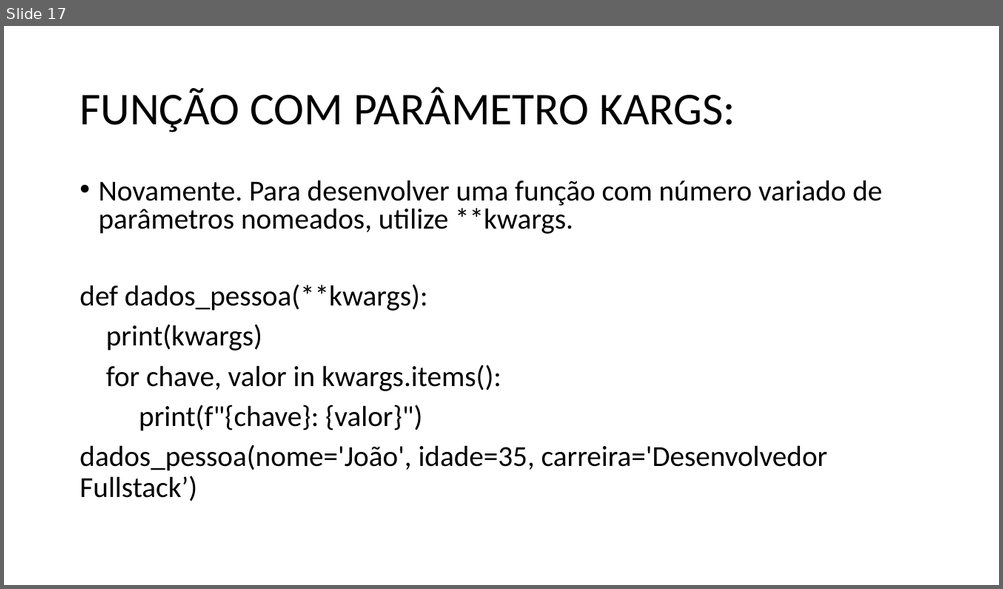
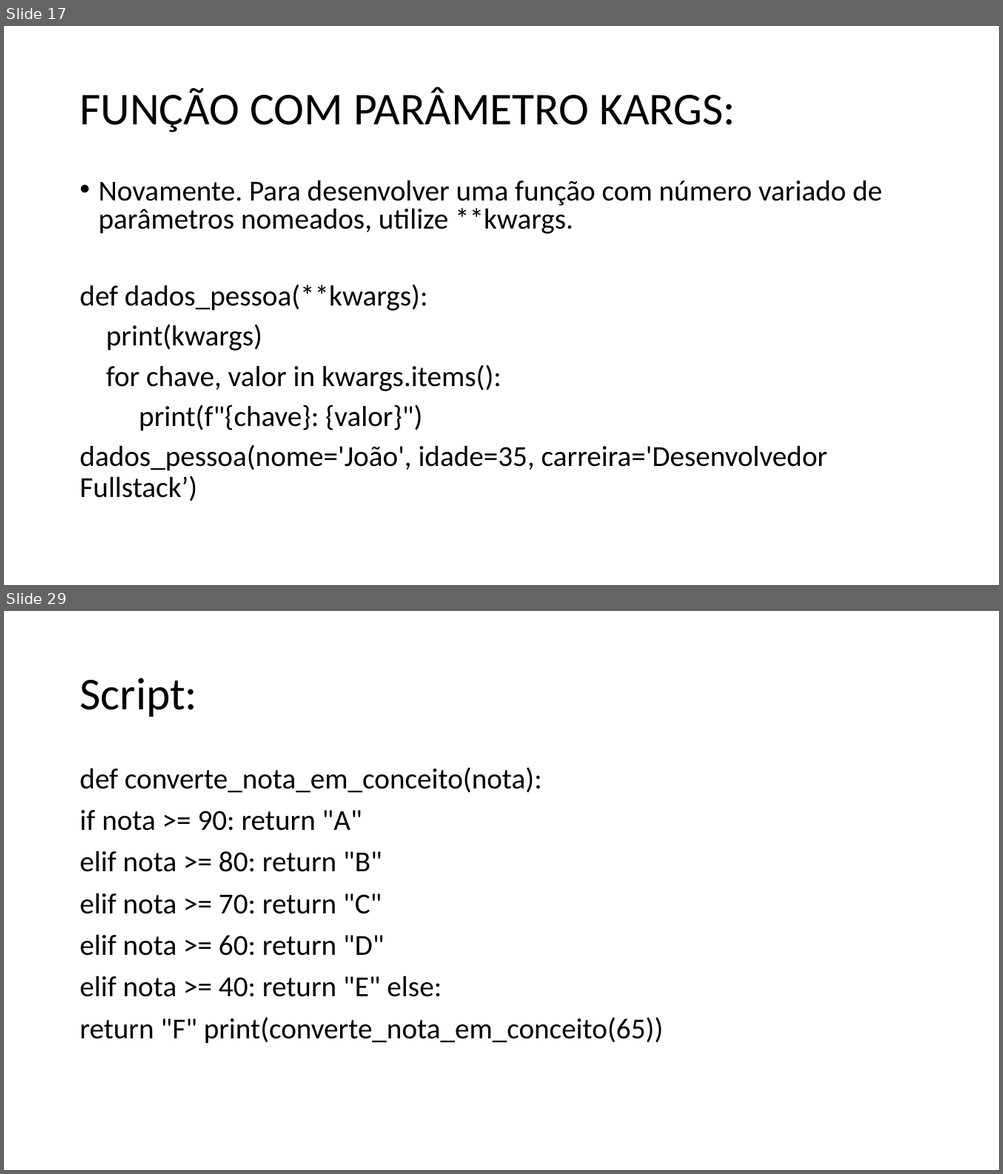
Before and after one commit to dourivaljunior/Curso-de-Python, a slide deck: CURSO DEV FULL STACK AULA 06.pptx. Shown one above the other, each under a label of ours: slide 17 before the commit, slides 17 and 29 after it; the slides between them are not shown. The pictures are 1003x589 and 1003x1174 pixels, drawn with LibreOffice and Linux fonts; fonts in the diff are those of the drawing. Boxes give left, top, right and bottom in pixels: in the first picture for what was removed or moved away, otherwise in the second. Text is boxed around its words. In the diff, an @@ line names an element or a change of style, - is before the commit and + after.

```diff
--- a/CURSO DEV FULL STACK AULA 06.pptx
+++ b/CURSO DEV FULL STACK AULA 06.pptx
@@ slide 29 added at (4,611,999,1170), background #FFFFFF @@
@@ title added at (79,678,197,717), 44 pt, text #000000 @@
+Script:
@@ text added at (79,767,663,1044), 28 pt, text #000000 @@
+def converte_nota_em_conceito(nota):
+if nota >= 90: return "A"
+elif nota >= 80: return "B"
+elif nota >= 70: return "C"
+elif nota >= 60: return "D"
+elif nota >= 40: return "E" else:
+return "F" print(converte_nota_em_conceito(65))
```
Also in this commit, not shown: 3 slides changed, 25 other slides added, 1 slide removed, 1 other file.
